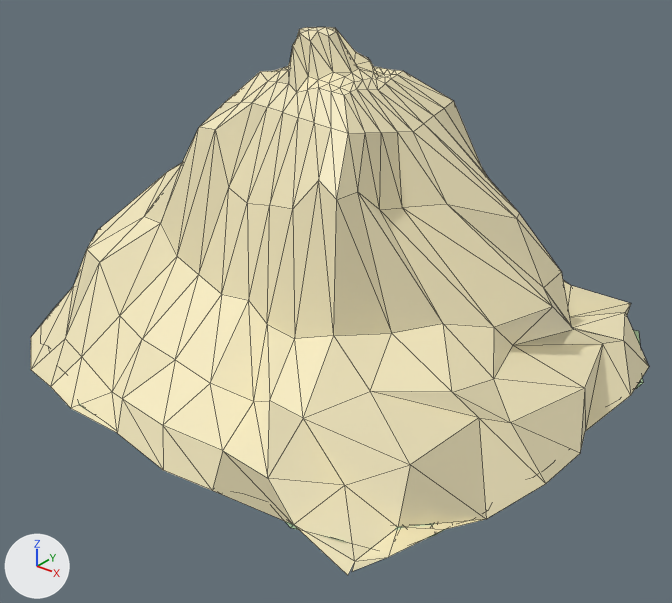
An edit to the glTF model src/resources/models/stone1.gltf, drawn before and after from the same camera.
Both versions are drawn from a camera (50 mm lens) standing at (3.03, -3.7, 2.57) and looking at (0.23, -0.2, 0.4). Lighting does not change. The marker at lower left points along +X, +Y and +Z. Mesh edges are drawn as thin lines. Where no turn or scale is listed for an object, it has been applied to the vertices.
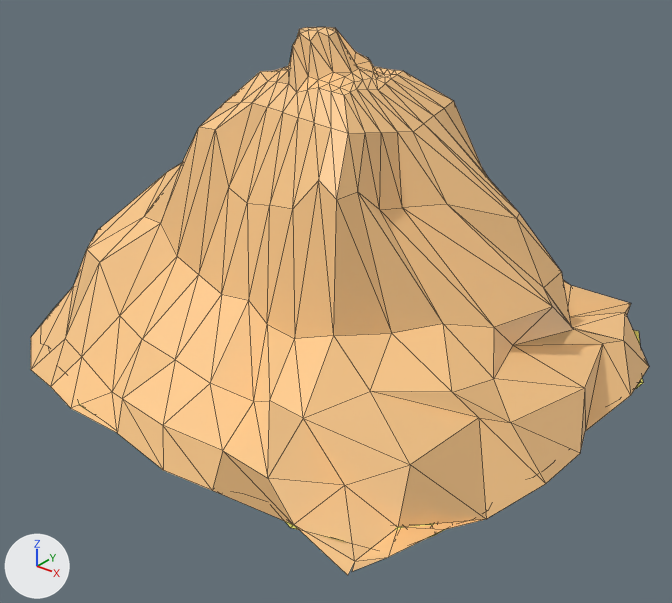
Patch to the scene script:
```diff
--- a/src/resources/models/stone1.gltf.py
+++ b/src/resources/models/stone1.gltf.py
@@ mat_planecolor @@
 mat_planecolor = principled_material('planeColor')
-mat_planecolor.base_color = (0.926, 0.834, 0.533)  # beige #f7ebc1
+mat_planecolor.base_color = (1.0, 0.604, 0.262)  # beige #ffcc8c
```

Pixel boxes [x1, y1, x2, y2] of what changed, in the pictures (672 x 603 px):
'Plane.001', recoloured: [31, 27, 649, 575] in both
